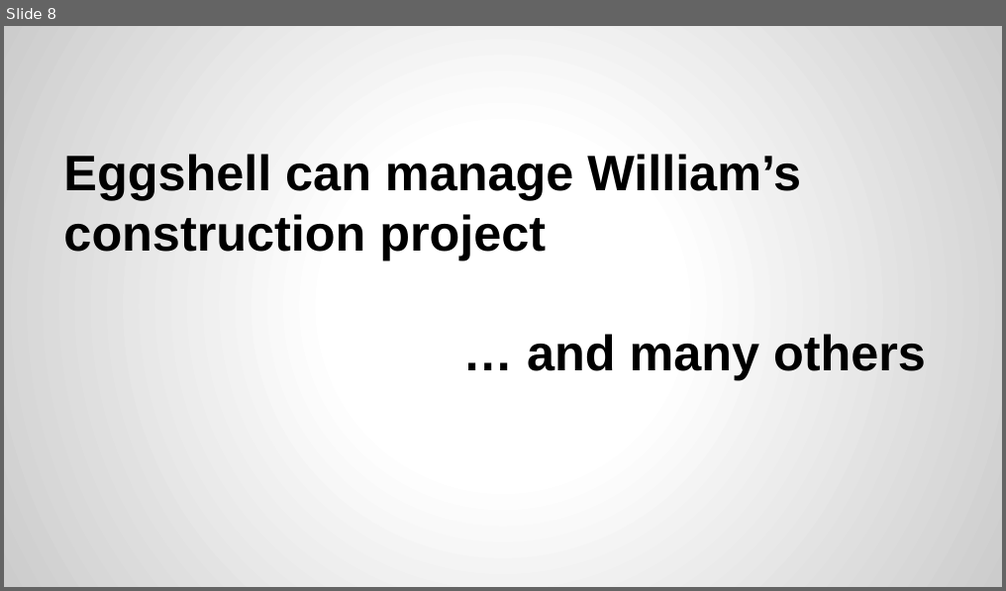
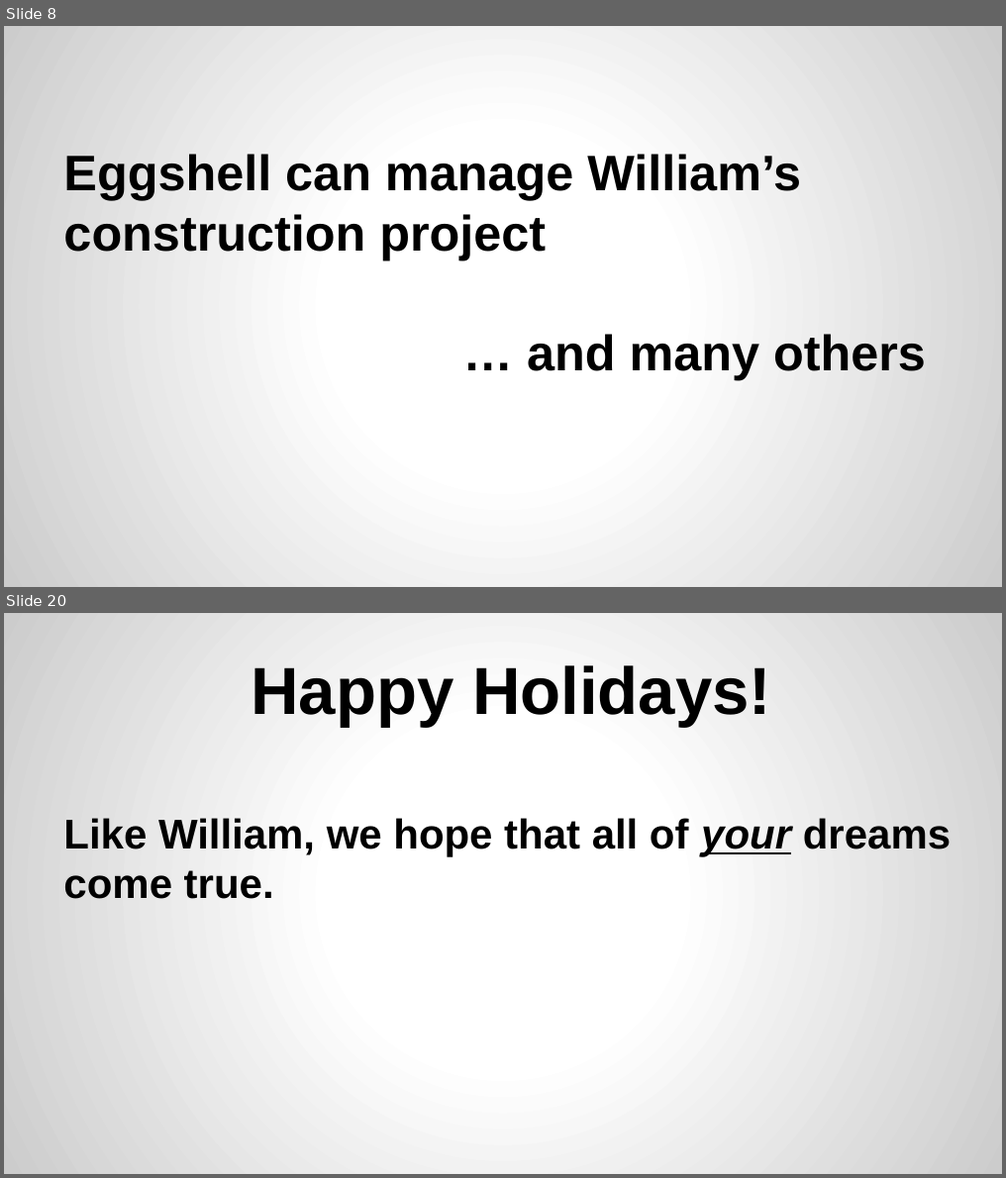
Before and after one commit to XuefengZhai/Database_Project, a slide deck: G3_eggshell/G3_Presentation.pptx. Shown one above the other, each under a label of ours: slide 8 before the commit, slides 8 and 20 after it; the slides between them are not shown. The pictures are 1006x591 and 1006x1178 pixels, drawn with LibreOffice and Linux fonts; fonts in the diff are those of the drawing; background and template pictures are left out. Boxes give left, top, right and bottom in pixels: in the first picture for what was removed or moved away, otherwise in the second. Text is boxed around its words. In the diff, an @@ line names an element or a change of style, - is before the commit and + after.

```diff
--- a/G3_eggshell/G3_Presentation.pptx
+++ b/G3_eggshell/G3_Presentation.pptx
@@ slide 20 added at (4, 613, 1002, 1174), background picture (left out) @@
@@ title added at (63, 665, 950, 899), 30 pt, text #000000, bold @@
+Happy Holidays!
+Like William, we hope that all of your dreams come true.
```
Also in this commit, not shown: 7 slides changed, 7 other slides added, 1 other file.
